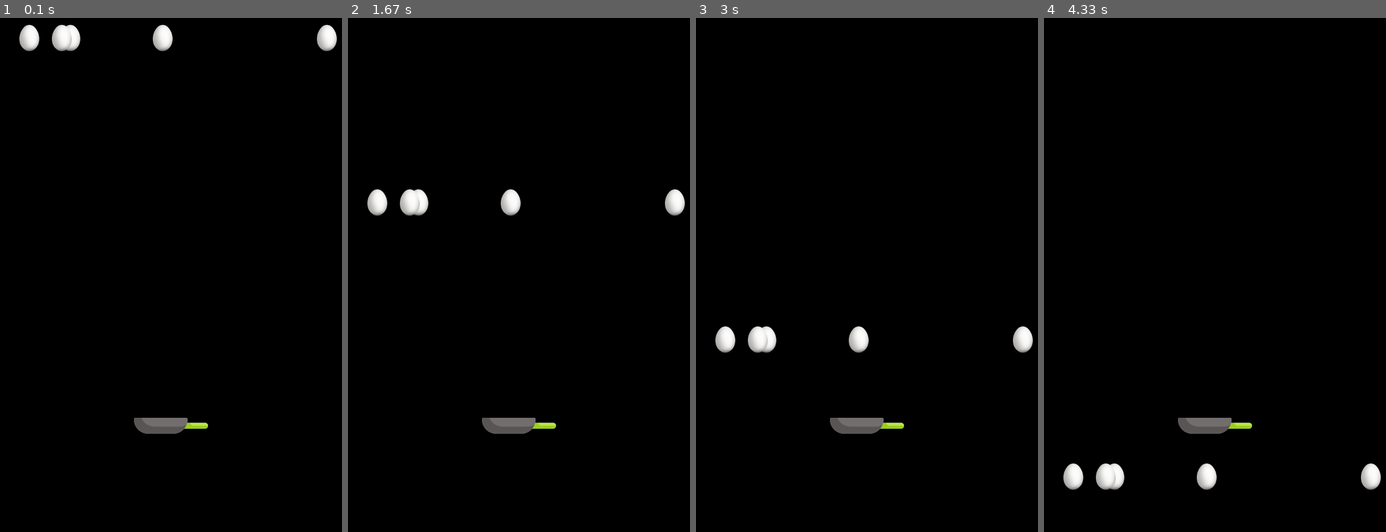
Above: before the commit, frames 1-4 (left to right).
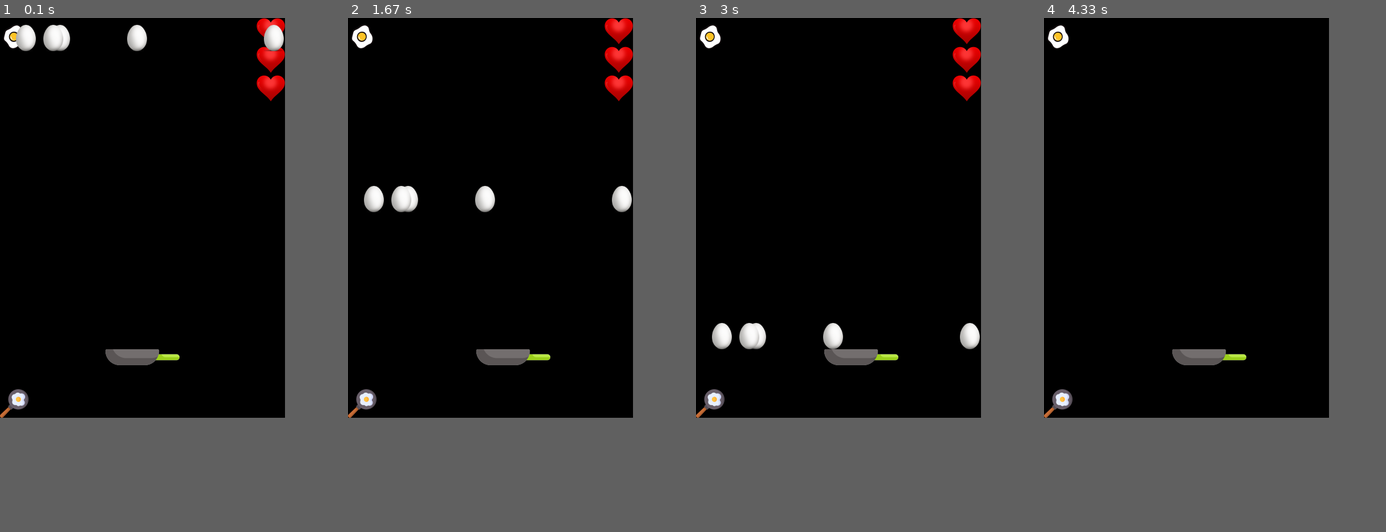
Above: after the commit, the same moments.

Repository: SOURobot/PyGame
Game: pygame game, started from egg_fall.py
Two runs of this game, one before a commit and one after it. Both use one fixed random seed, a clock stepped at 60 frames per second and the inputs below.
Inputs (mouse positions are in pixels of both pictures, inside the frame that each line leads up to):
- Up to frame 1 (0.1 s): no input
- Up to frame 2 (1.67 s): hold D 0.33-0.8 s; move the mouse to (477, 233) at 0.37 s; hold D 0.83-1.3 s; hold A from 1.33 s (still down)
- Up to frame 3 (3 s): release A at 1.87 s; hold S 1.9-2.2 s; hold A 2.23-2.63 s; hold D from 2.67 s (still down)
- Up to frame 4 (4.33 s): release D at 3.3 s; hold A 3.73-4.2 s; hold D from 4.23 s (still down)
In our replay, the window is 600x900 before the commit and 500x700 after it. These sizes can differ from the game's own. Grey fills any space a smaller window leaves; there, only what the larger window draws over its background counts as a difference.

The runs differ from the first frame. In frame 1, 3.6% of the frame differs, in the area x 0-99%, y 0-81%; in frame 2, 3.9%; in frame 3, 3.8%; in frame 4, 2.5%.

Commit message:
Added a lot

Diff:
--- a/egg_fall.py
+++ b/egg_fall.py
@@ -1,16 +1,20 @@
 import os
 import random
 import sys
+import pygame
+from sounds import *
 
-import pygame
 
-size = width, height = 600, 900
+size = width, height = 500, 700
 screen = pygame.display.set_mode(size)
 pygame.display.set_caption('EGG_FALL')
 clock = pygame.time.Clock()
 
 level = 1
 speed = 6
+score = 0
+pan_score = 0
+health = 3
 
 
 def load_image(name, colorkey=None):
@@ -41,8 +45,16 @@
 
     def update(self, *args):
         self.rect = self.rect.move(0, speed)
-        if args and args[0].type == pygame.MOUSEBUTTONDOWN and self.rect.collidepoint(args[0].pos) or self.rect.top > height - 45:
+        if pygame.sprite.collide_mask(self, pan):
+            global pan_score
+            catch()
             self.kill()
+            pan_score += 1
+        elif self.rect.top > 655:
+            global health
+            miss()
+            self.kill()
+            health -= 1
 
 
 class Pan(pygame.sprite.Sprite):
@@ -52,11 +64,35 @@
         super().__init__(*group)
         self.image = Pan.image
         self.rect = self.image.get_rect()
-        self.rect.x = 235
-        self.rect.y = 700
+        self.rect.x = 185
+        self.rect.y = 580
+
+    def burn(self):
+        global score, pan_score
+        fire()
+        score += pan_score
+        pan_score = 0
 
     def update(self, *args):
-        pass
+        if args:
+            if event.key == pygame.K_a:
+                self.rect.x = max(0, self.rect.x - 40)
+            if event.key == pygame.K_s:
+                self.burn()
+            if event.key == pygame.K_d:
+                self.rect.x = min(370, self.rect.x + 40)
+
+
+p_s_im = load_image("pan_score.png")
+s_im = load_image("fried_egg.png")
+h_p = load_image("health_point.png")
+
+
+def draw_info():
+    screen.blit(p_s_im, (0, height - 50))
+    screen.blit(s_im, (0, 0))
+    for i in range(health):
+        screen.blit(h_p, (width - 50, i * 50))
 
 
 all_sprites = pygame.sprite.Group()
@@ -69,6 +105,8 @@
     all_sprites.add(e)
     eggs.add(e)
 
+
+# main_theme()
 running = True
 while running:
     clock.tick(30)
@@ -76,10 +114,11 @@
     for event in pygame.event.get():
         if event.type == pygame.QUIT:
             running = False
-        if event.type == pygame.MOUSEMOTION:
-            all_sprites.update(event)
+        if event.type == pygame.KEYDOWN:
+            pan.update(event)
 
     screen.fill(pygame.Color("black"))
+    draw_info()
     all_sprites.draw(screen)
     pygame.display.flip()
 
--- /dev/null
+++ b/sounds.py
@@ -0,0 +1,25 @@
+from pygame import mixer
+
+
+def fire():
+    mixer.init()
+    mixer.music.load("egg_fall/sounds/fire.mp3")
+    mixer.music.play()
+
+
+def catch():
+    mixer.init()
+    mixer.music.load("egg_fall/sounds/catch.mp3")
+    mixer.music.play()
+
+
+def miss():
+    mixer.init()
+    mixer.music.load("egg_fall/sounds/miss.mp3")
+    mixer.music.play()
+
+
+def main_theme():
+    mixer.init()
+    mixer.music.load("egg_fall/sounds/main_theme.mp3")
+    mixer.music.play()
Binary file removed: egg_fall/base_white_egg.png
Binary file added: egg_fall/fire.png
Binary file added: egg_fall/fried_egg.png
Binary file added: egg_fall/health_point.png
Binary file added: egg_fall/pan_score.png
Not shown, added: egg_fall/sounds/catch.mp3
Not shown, added: egg_fall/sounds/fire.mp3
Not shown, added: egg_fall/sounds/main_theme.mp3
Not shown, added: egg_fall/sounds/miss.mp3
